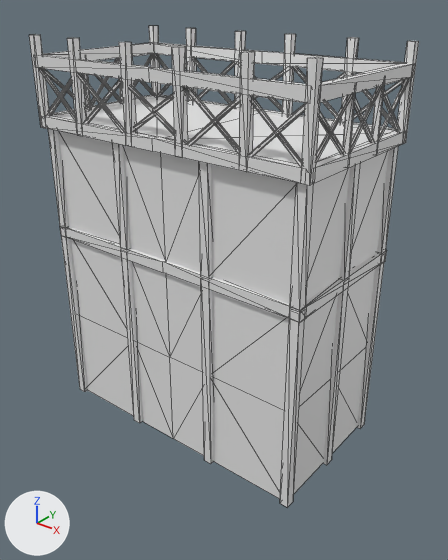
Before and after pictures for a commit that changed the COLLADA model art/meshes/structural/caro_wall_short.dae.
Camera for both pictures: a 50 mm camera at (15.1, -18.3, 16.5) aimed at (0.5, 0.0, 5.2). The lights are fixed; the arrows at lower left show +X, +Y and +Z. Mesh edges are drawn as thin lines. Vertices at the same position are counted once.

In view in the first picture: 'Sentry_tower_002'.
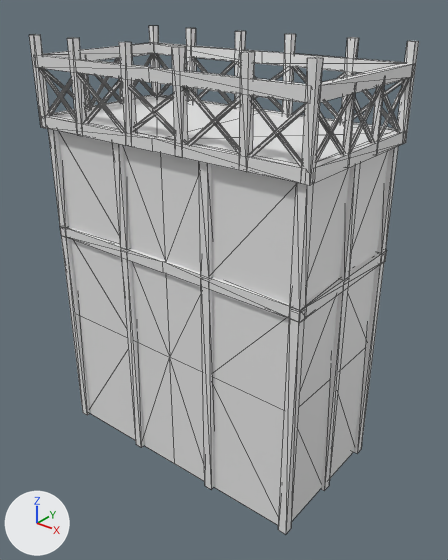
Pixel boxes (x1, y1, x2, y2) of what changed, in the pictures (448 x 560 px; the box of a moved part takes in the faces that stretch with it):
'Sentry_tower_002', reshaped
    before: (29, 26, 419, 508)
    after: (29, 26, 419, 534)
part 1 of me_cube_003, moved or reshaped
    before: (60, 229, 384, 508)
    after: (60, 229, 384, 534)

The edits, one by one:
me_cube_003 has 792 vertices, 972 faces and spans x -6.3..6.3, y -3.3..3.3, z -1.6..14.6.
me_cube_003 is used by ob_sentry_tower_002; location (0.0, 0.0, 0.0).
me_cube_003 part 1: all 58 vertices in x -6.1..6.1, y -3.1..3.1, z -1.6 are moved by (0.0, 0.0, -1.4).
